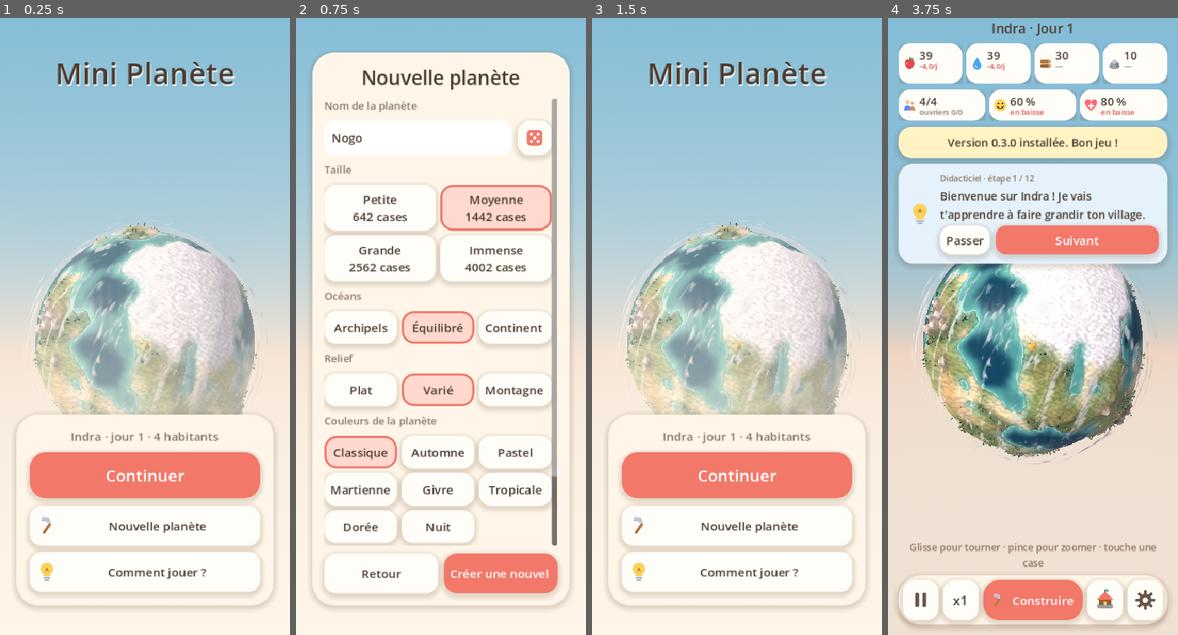
Above: before the commit, frames 1-4 (left to right).
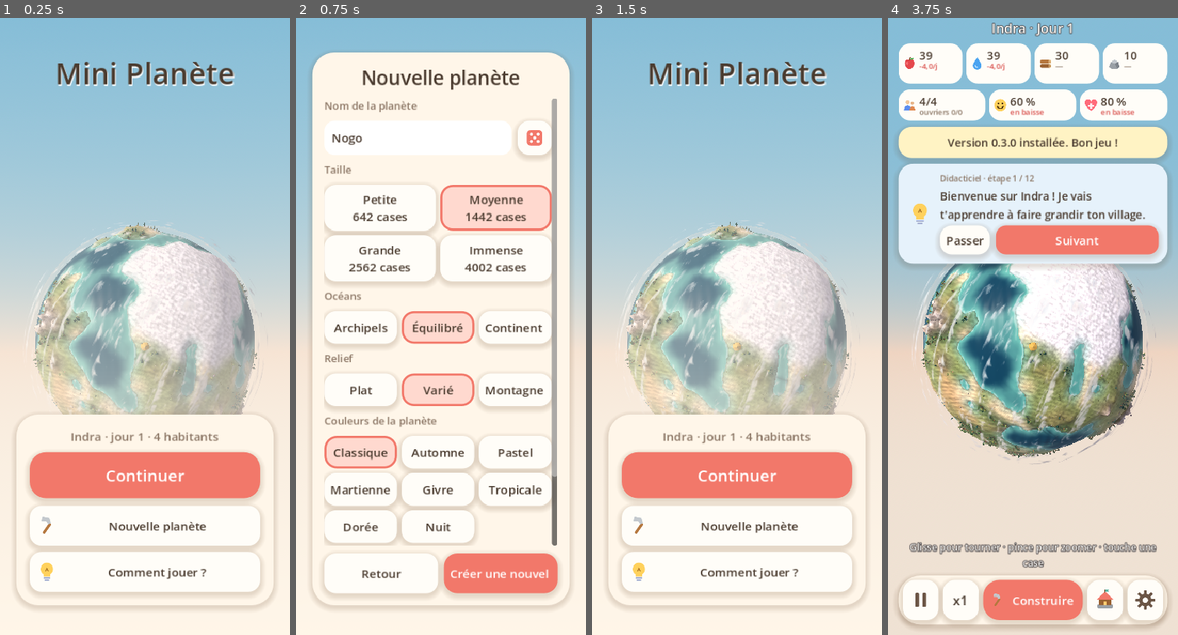
Above: after the commit, the same moments.

Repository: arthurlarguinat2-max/Github
Game: Godot game, scene res://scenes/main.tscn
The game is run twice, just before and just after one commit, with the same random seed, the same clock (stepped at 60 frames per second) and the same inputs.
Inputs (mouse positions are in pixels of both pictures, inside the frame that each line leads up to):
- Up to frame 1 (0.25 s): no input
- Up to frame 2 (0.75 s): click "Nouvelle planète" at 0.5 s
- Up to frame 3 (1.5 s): click (734, 591) at 1.27 s; type "Alex" at 1.35 s
- Up to frame 4 (3.75 s): click "Nouvelle planète" at 2 s; click (1030, 591) at 2.77 s; type "Alex" at 2.85 s; click "Comment jouer ?" at 3.5 s

The runs differ from the first frame. In frame 1, less than 0.1% of the frame differs, in the area x 14-89%, y 33-65%; in frame 2, nothing differs; in frame 3, less than 0.1%; in frame 4, 1.9%, in the area x 3-97%, y 0-90%.

Commit message:
Corrige les ombres du village et le contraste des textes sur la planète

Diff:
--- a/scripts/main.gd
+++ b/scripts/main.gd
@@ -248,9 +248,13 @@
 	sun.light_energy = 0.42
 	sun.sky_mode = DirectionalLight3D.SKY_MODE_LIGHT_ONLY  # No sun disc in the gradient sky.
 	sun.shadow_enabled = true
-	sun.directional_shadow_mode = DirectionalLight3D.SHADOW_ORTHOGONAL
+	# Reserve a near cascade for the village: the entire globe is only two units wide.
+	sun.directional_shadow_mode = DirectionalLight3D.SHADOW_PARALLEL_2_SPLITS
+	sun.directional_shadow_split_1 = 0.22
+	sun.directional_shadow_blend_splits = true
 	sun.directional_shadow_max_distance = 6.0
-	sun.shadow_bias = 0.018
+	sun.shadow_bias = 0.025
+	sun.shadow_normal_bias = 0.5
 	sun_pivot.add_child(sun)
 	# Tilted sun so the terminator line crosses the planet nicely.
 	sun.rotation = Vector3(deg_to_rad(-20), deg_to_rad(-60), 0)
--- a/scripts/render/planet_view.gd
+++ b/scripts/render/planet_view.gd
@@ -341,7 +341,8 @@
 		return
 	var instance := MeshInstance3D.new()
 	instance.mesh = mesh
-	instance.cast_shadow = GeometryInstance3D.SHADOW_CASTING_SETTING_OFF
+	# The solid globe occludes light from the opposite hemisphere.
+	instance.cast_shadow = GeometryInstance3D.SHADOW_CASTING_SETTING_ON
 	add_child(instance)
 	_surface_nodes.append(instance)
 
@@ -477,13 +478,13 @@
 	rock.radial_segments = 12
 	rock.rings = 4
 	_add_multimesh(rock, rocks, rock_colors, Color.WHITE)
-	_add_multimesh(_grass_tuft(), grasses, grass_colors, Color.WHITE, true)
+	_add_multimesh(_grass_tuft(), grasses, grass_colors, Color.WHITE, true, false)
 	var bloom := SphereMesh.new()
 	bloom.radius = 0.0016
 	bloom.height = 0.0032
 	bloom.radial_segments = 5
 	bloom.rings = 3
-	_add_multimesh(bloom, flowers, flower_colors, Color.WHITE)
+	_add_multimesh(bloom, flowers, flower_colors, Color.WHITE, false, false)
 
 
 ## Six tapered blades share a single mesh across all meadow patches.
@@ -531,7 +532,7 @@
 """
 
 
-func _add_multimesh(mesh: Mesh, transforms: Array[Transform3D], colors: Array[Color], base: Color, sway: bool = false) -> void:
+func _add_multimesh(mesh: Mesh, transforms: Array[Transform3D], colors: Array[Color], base: Color, sway: bool = false, casts_shadow: bool = true) -> void:
 	if transforms.is_empty():
 		return
 	var material: Material
@@ -559,7 +560,7 @@
 	var instance := MultiMeshInstance3D.new()
 	instance.multimesh = mm
 	instance.material_override = material
-	instance.cast_shadow = GeometryInstance3D.SHADOW_CASTING_SETTING_ON if sway else GeometryInstance3D.SHADOW_CASTING_SETTING_OFF
+	instance.cast_shadow = GeometryInstance3D.SHADOW_CASTING_SETTING_ON if casts_shadow else GeometryInstance3D.SHADOW_CASTING_SETTING_OFF
 	_trees.add_child(instance)
 
 
--- a/scripts/ui/hud.gd
+++ b/scripts/ui/hud.gd
@@ -113,7 +113,7 @@
 	column.add_theme_constant_override("separation", 8)
 	_margin.add_child(column)
 
-	_title = _label("", 18, TEXT)
+	_title = _landscape_label("", 18)
 	_title.add_theme_font_override("font", Design.title_font())
 	column.add_child(_title)
 	column.add_child(_build_chip_row(["food", "water", "wood", "stone"]))
@@ -152,7 +152,7 @@
 	_blocking.append(_management)
 	_sheets.append_array([_build_sheet, _cell_card, _settings_sheet, _needs_sheet, _goals_sheet, _event_sheet])
 
-	_hint = _label(tr("HINT_DRAG"), 13, MUTED)
+	_hint = _landscape_label(tr("HINT_DRAG"), 13)
 	_hint.autowrap_mode = TextServer.AUTOWRAP_WORD_SMART
 	column.add_child(_hint)
 	_bottom_bar = _build_bottom_bar()
@@ -236,7 +236,7 @@
 	var chip := PanelContainer.new()
 	chip.size_flags_horizontal = Control.SIZE_EXPAND_FILL
 	chip.mouse_filter = Control.MOUSE_FILTER_IGNORE
-	chip.add_theme_stylebox_override("panel", Design.panel(Design.CARD, 16, 5))
+	chip.add_theme_stylebox_override("panel", Design.panel(Design.CARD, 16, 5, false))
 	chip.clip_contents = true
 	chip.custom_minimum_size = Vector2(40, 0)
 	var line := HBoxContainer.new()
@@ -1687,6 +1687,14 @@
 	_margin.add_theme_constant_override("margin_bottom", int(insets[3] + BASE_PADDING))
 
 
+## Labels drawn directly on scenery must also read against the night sky and sand.
+func _landscape_label(text: String, size: int) -> Label:
+	var label := _label(text, size, Design.CARD)
+	label.add_theme_color_override("font_outline_color", Color("342e30"))
+	label.add_theme_constant_override("outline_size", 4)
+	return label
+
+
 func _label(text: String, size: int, color: Color) -> Label:
 	var label := Label.new()
 	label.text = text
